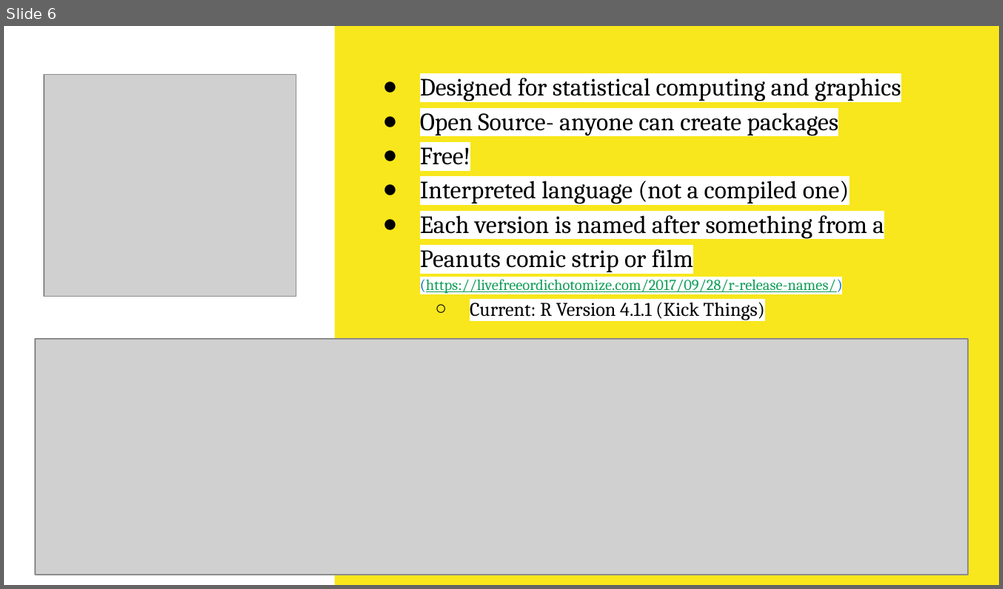
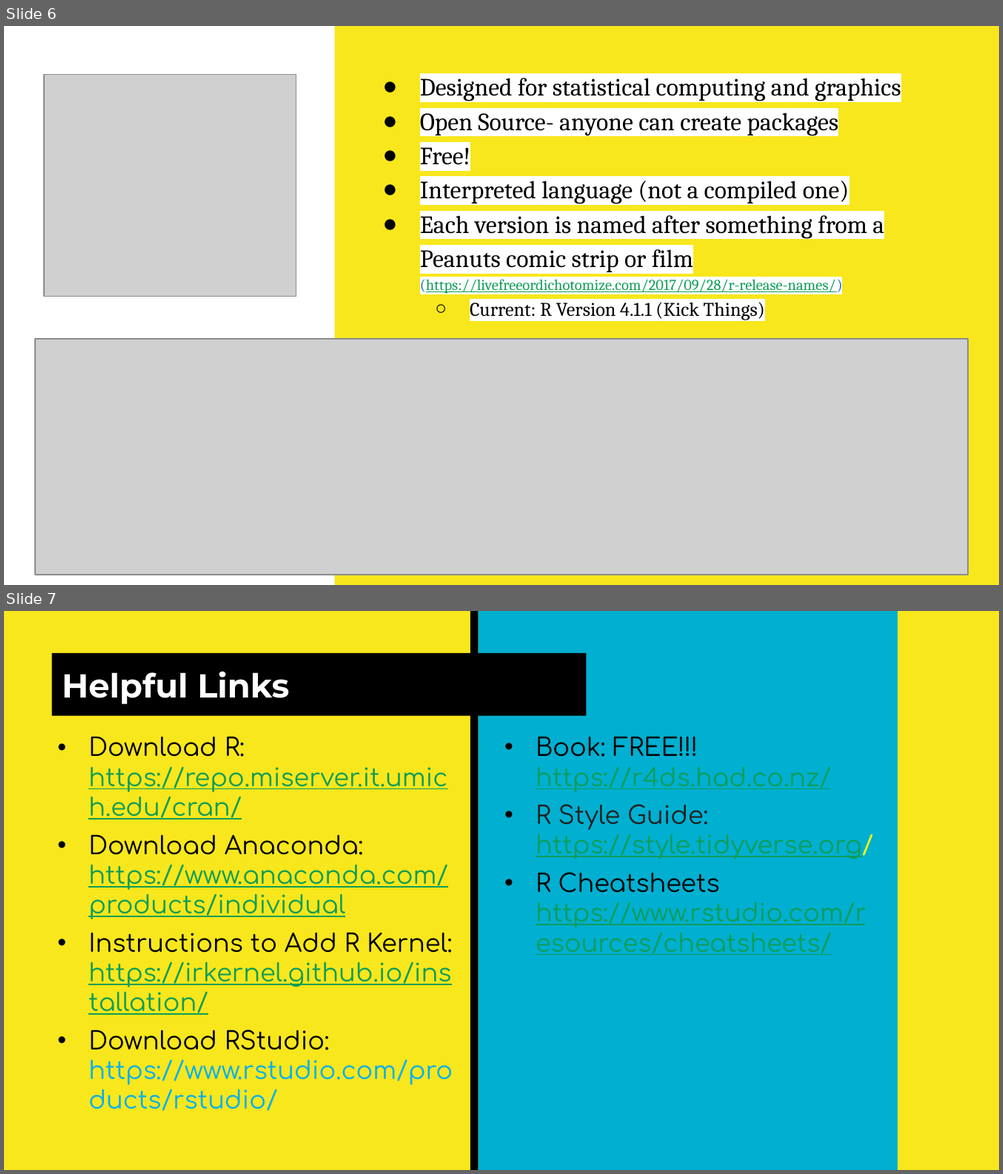
Before and after one commit to HollaDaize/Stats306FA21_Holly_Lab, a slide deck: Lab 1- Sept 8/Intro Slides.pptx. Shown one above the other, each under a label of ours: slide 6 before the commit, slides 6 and 7 after it. The pictures are 1003x589 and 1003x1174 pixels, drawn with LibreOffice and Linux fonts; fonts in the diff are those of the drawing; grey boxes stand for pictures. Boxes give left, top, right and bottom in pixels: in the first picture for what was removed or moved away, otherwise in the second. Text is boxed around its words. In the diff, an @@ line names an element or a change of style, - is before the commit and + after.

```diff
--- a/Lab 1- Sept 8/Intro Slides.pptx
+++ b/Lab 1- Sept 8/Intro Slides.pptx
@@ slide 7 added at (x1=4, y1=611, x2=999, y2=1170), background #F8E71C @@
@@ rectangle added at (x1=470, y1=611, x2=478, y2=1170), fill #000000 @@
@@ rectangle added at (x1=478, y1=611, x2=897, y2=1170), fill #01AFD1 @@
@@ subtitle added at (x1=52, y1=652, x2=586, y2=715), fill #000000, 24 pt, text #FFFFFF, bold @@
+Helpful Links
@@ text added at (x1=88, y1=736, x2=452, y2=1111), 18 pt, text #0F9D58, underline @@
+• Download R: https://repo.miserver.it.umich.edu/cran/
+• Download Anaconda: https://www.anaconda.com/products/individual
+• Instructions to Add R Kernel: https://irkernel.github.io/installation/
+• Download RStudio: https://www.rstudio.com/products/rstudio/
@@ text added at (x1=535, y1=736, x2=873, y2=955), 18 pt, text #0F9D58, underline @@
+• Book: FREE!!! https://r4ds.had.co.nz/
+• R Style Guide: https://style.tidyverse.org/
+• R Cheatsheets https://www.rstudio.com/resources/cheatsheets/
```
Also in this commit, not shown: 1 slide changed.
